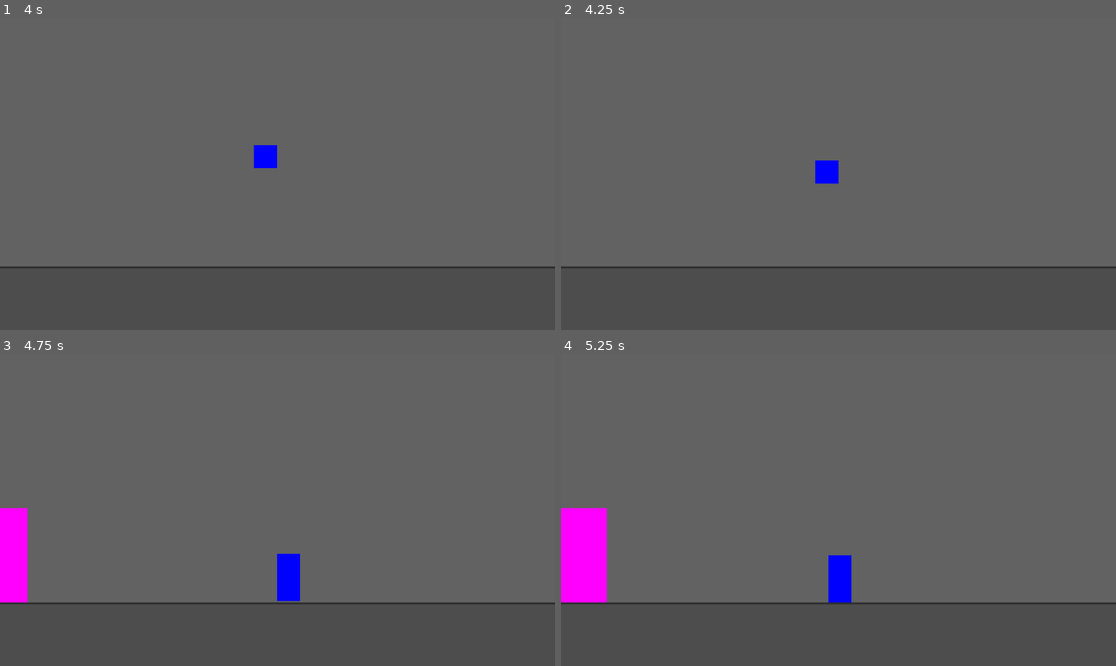
Above: before the commit, frames 1-4 (two rows, left to right).
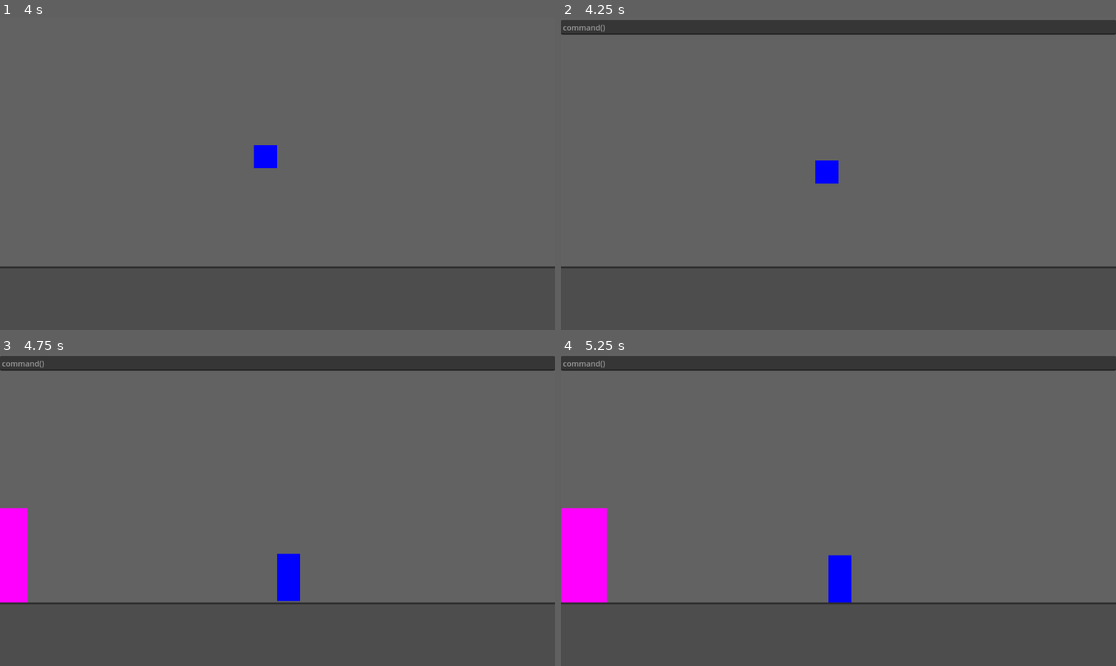
Above: after the commit, the same moments.

Repository: shotgunhands/shotgun-hands
Game: Godot game, scene res://Scenes/Playground/playground.tscn
Same seed, same stepped clock (60 frames per second), same inputs: the game is played once before the commit and once after it.
Inputs (mouse positions are in pixels of both pictures, inside the frame that each line leads up to):
- Up to frame 1 (4 s): tap Enter at 0.5, 0.6, 1.55, 2.1, 2.85, 3.8 s; move the mouse to (399, 158) at 0.52 s; hold D (move_right) 0.53-2.03 s; click (399, 158) at 0.67 s; tap W (move_jump) at 0.77, 1.52, 3.02, 3.77 s; move the mouse to (166, 189) at 1.27 s; tap S (move_crouch) at 1.35 s; move the mouse to (333, 105) at 2.02 s; hold A (move_left) 2.03-2.78 s; move the mouse to (249, 236) at 2.77 s; hold D (move_right) from 2.78 s (still down); click (249, 236) at 2.92 s; move the mouse to (444, 220) at 3.52 s; hold S (move_crouch) from 3.53 s (still down)
- Up to frame 2 (4.25 s): keep holding D (move_right); keep holding S (move_crouch); tap ` (_dev_console_toggle, bound only after the commit) at 4.15 s
- Up to frame 3 (4.75 s): move the mouse to (111, 463) at 4.27 s; release D (move_right) at 4.28 s; release S (move_crouch) at 4.28 s; hold A (move_left) from 4.28 s (still down); tap Enter at 4.35 s; tap W (move_jump) at 4.52 s
- Up to frame 4 (5.25 s): move the mouse to (866, 510) at 5.02 s; release A (move_left) at 5.03 s; hold D (move_right) from 5.03 s (still down); tap Enter at 5.1 s; click (866, 510) at 5.17 s

Frame 1 is identical in both runs. In frame 2, 4.6% of the frame differs, in the area x 0-100%, y 0-6%; in frame 3, 4.6%; in frame 4, 4.6%.

Commit message:
Console thing

Diff:
--- /dev/null
+++ b/UIs/Console/Console.tscn
@@ -0,0 +1,30 @@
+[gd_scene load_steps=2 format=3 uid="uid://cproofim1e8ns"]
+
+[ext_resource type="Script" path="res://UIs/Console/console.gd" id="1_v3f10"]
+
+[node name="Console" type="CanvasLayer"]
+script = ExtResource("1_v3f10")
+
+[node name="MarginContainer" type="MarginContainer" parent="."]
+anchors_preset = 10
+anchor_right = 1.0
+offset_bottom = 324.0
+grow_horizontal = 2
+
+[node name="VBoxContainer" type="VBoxContainer" parent="MarginContainer"]
+layout_mode = 2
+
+[node name="RichTextLabel" type="RichTextLabel" parent="MarginContainer/VBoxContainer"]
+unique_name_in_owner = true
+layout_mode = 2
+bbcode_enabled = true
+text = "a [rainbow]person[/rainbow]
+has [shake]fallen[/shake] into the [wave]river in lego[/wave] city, [rainbow]they're fucking dead[/rainbow]
+
+Lorem ipsum dolor sit amet, consectetur adipiscing elit. Nunc iaculis sapien sed metus molestie mattis. Integer posuere velit a odio efficitur bibendum. Praesent pharetra metus quis tortor egestas, sit amet efficitur quam aliquam. Quisque pulvinar sed eros at vulputate. Etiam tempor, lectus et ullamcorper molestie, velit nisl fermentum est, in dignissim erat metus non leo. Proin maximus pretium gravida. Nulla sed nisl semper, malesuada ante nec, aliquet nunc."
+fit_content = true
+
+[node name="LineEdit" type="LineEdit" parent="MarginContainer/VBoxContainer"]
+unique_name_in_owner = true
+layout_mode = 2
+placeholder_text = "command()"
--- /dev/null
+++ b/UIs/Console/console.gd
@@ -0,0 +1,50 @@
+extends CanvasLayer
+
+### VARIABLES ###
+@onready var __input:LineEdit = %LineEdit
+@onready var _output:RichTextLabel = %RichTextLabel
+
+var _history: Array[String] = [""]
+
+### METHODS ###
+func _ready() -> void:
+	__input.gui_input.connect(_on_input)
+	clear()
+	visible = false
+
+func _input(event: InputEvent) -> void:
+	if event.is_action_pressed("_dev_console_toggle"):
+		visible = !visible
+
+func _on_input(event:InputEvent) -> void:
+	if event is InputEventKey:
+		if event.keycode == KEY_UP and event.pressed:
+			__input.text = _history[0]
+		if event.keycode == KEY_ENTER and event.pressed:
+			if event is InputEventWithModifiers and not event.shift_pressed:
+				var expression:Expression = Expression.new()
+
+				_history.push_front(__input.text)
+
+				var parse_error = expression.parse(__input.text)
+				if parse_error != OK:
+					cast_message("[color=red]"+expression.get_error_text()+"[/color]")
+
+				var execute_result = expression.execute([], self)
+				if expression.has_execute_failed():
+					cast_message("[color=red]"+expression.get_error_text()+"[/color]")
+				elif execute_result != null:
+					if not execute_result is Object:
+						_output.text += String(execute_result) + '\n'
+
+
+				__input.text = ""
+
+### COMMANDS ###
+func cast_message(msg:String) -> void: _output.text += msg + '\n'
+
+func clear()->void: _output.text = ""
+
+func get_history()->void:
+	for i in _history:
+		cast_message(i)
--- a/project.godot
+++ b/project.godot
@@ -13,6 +13,14 @@
 config/name="Shotgun Hands"
 run/main_scene="res://Scenes/Playground/playground.tscn"
 config/features=PackedStringArray("4.2", "Forward Plus")
+
+[autoload]
+
+Console="*res://UIs/Console/Console.tscn"
+
+[dotnet]
+
+project/assembly_name="Shotgun Hands"
 
 [input]
 
@@ -42,6 +50,11 @@
 , Object(InputEventKey,"resource_local_to_scene":false,"resource_name":"","device":-1,"window_id":0,"alt_pressed":false,"shift_pressed":false,"ctrl_pressed":false,"meta_pressed":false,"pressed":false,"keycode":0,"physical_keycode":4194322,"key_label":0,"unicode":0,"echo":false,"script":null)
 ]
 }
+_dev_console_toggle={
+"deadzone": 0.5,
+"events": [Object(InputEventKey,"resource_local_to_scene":false,"resource_name":"","device":-1,"window_id":0,"alt_pressed":false,"shift_pressed":false,"ctrl_pressed":false,"meta_pressed":false,"pressed":false,"keycode":0,"physical_keycode":96,"key_label":0,"unicode":167,"echo":false,"script":null)
+]
+}
 
 [physics]
 
